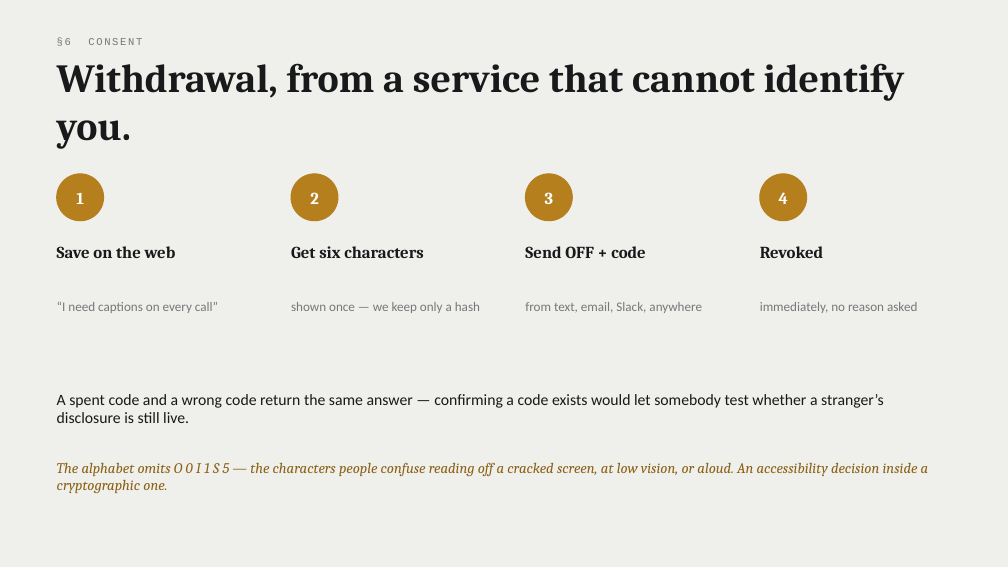
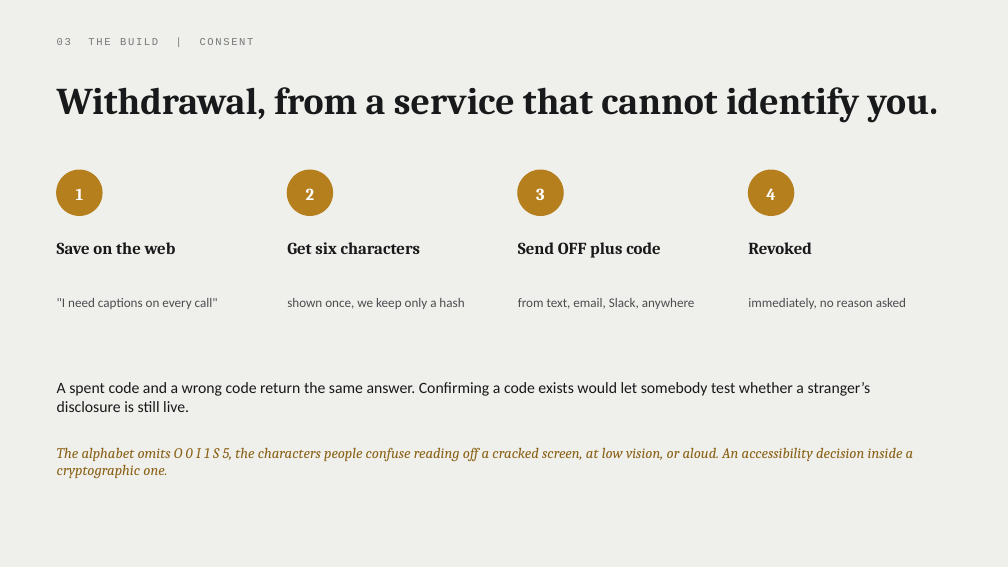
Before and after one commit to parthsevak2/curb-cut, a slide deck: slide 12 of submission/Curb-Cut.pptx (slide 7 before the commit). Drawn at 1008x567 pixels with LibreOffice and Linux fonts; fonts in the diff are those of the drawing. Boxes give left, top, right and bottom in pixels: in the first picture for what was removed or moved away, otherwise in the second. Text is boxed around its words. In the diff, an @@ line names an element or a change of style, - is before the commit and + after.

```diff
--- a/submission/Curb-Cut.pptx
+++ b/submission/Curb-Cut.pptx
@@ text "Withdrawal, from a service that ..." at box(57, 87, 938, 122): size 38 to 36 pt @@
@@ text removed at box(57, 38, 142, 46) @@
-§6 CONSENT
@@ text added at box(57, 38, 254, 45), 10 pt, text #74797A @@
+03 THE BUILD | CONSENT
@@ text "1": place and size @@
-text "1" at box(76, 193, 84, 204)
+text "1" at box(76, 189, 84, 200)
@@ ellipse: place and size @@
-ellipse at box(57, 174, 104, 221)
+ellipse at box(57, 170, 102, 216)
@@ text "2": place and size @@
-text "2" at box(310, 192, 319, 204)
+text "2" at box(306, 188, 315, 200)
@@ ellipse: place and size @@
-ellipse at box(291, 174, 338, 221)
+ellipse at box(287, 170, 333, 216)
@@ 2 texts, 2 ellipses: place and size @@
-2 texts, 2 ellipses at box(526, 174, 807, 221)
+2 texts, 2 ellipses at box(518, 170, 794, 216)
@@ text "Save on the web": place and size @@
-text "Save on the web" at box(57, 246, 176, 258)
+text "Save on the web" at box(57, 242, 176, 254)
@@ text "Get six characters": place and size @@
-text "Get six characters" at box(291, 246, 424, 258)
+text "Get six characters" at box(287, 242, 421, 254)
@@ text "Revoked": place and size @@
-text "Revoked" at box(760, 246, 824, 258)
+text "Revoked" at box(748, 242, 812, 254)
@@ text "from text, email, Slack, anywhere": place and size @@
-text "from text, email, Slack, anywhere" at box(525, 302, 702, 313)
+text "from text, email, Slack, anywhere" at box(518, 298, 695, 309)
@@ text "from text, email, Slack, anywhere" at box(518, 298, 695, 309): text colour #74797A to #4A4E4F @@
@@ text at box(518, 242, 660, 258): text changed @@
-Send OFF + code
+Send OFF plus code
@@ text "immediately, no reason asked" at box(748, 298, 906, 309): text colour #74797A to #4A4E4F @@
@@ text "immediately, no reason asked": place and size @@
-text "immediately, no reason asked" at box(760, 302, 917, 313)
+text "immediately, no reason asked" at box(748, 298, 906, 309)
@@ text at box(57, 298, 218, 309): text changed; text colour #74797A to #4A4E4F @@
-“I need captions on every call”
+"I need captions on every call"
@@ text at box(287, 298, 464, 309): text changed; text colour #74797A to #4A4E4F @@
-shown once — we keep only a hash
+shown once, we keep only a hash
@@ text at box(57, 382, 871, 412): text changed @@
-A spent code and a wrong code return the same answer — confirming a code exists would let somebody test whether a stranger’s disclosure is still live.
+A spent code and a wrong code return the same answer. Confirming a code exists would let somebody test whether a stranger’s disclosure is still live.
@@ text at box(57, 447, 914, 479): text changed @@
-The alphabet omits O 0 I 1 S 5 — the characters people confuse reading off a cracked screen, at low vision, or aloud. An accessibility decision inside a cryptographic one.
+The alphabet omits O 0 I 1 S 5, the characters people confuse reading off a cracked screen, at low vision, or aloud. An accessibility decision inside a cryptographic one.
```
Also in this commit, not shown: 6 other slides changed, 10 slides added, 6 slides removed.
